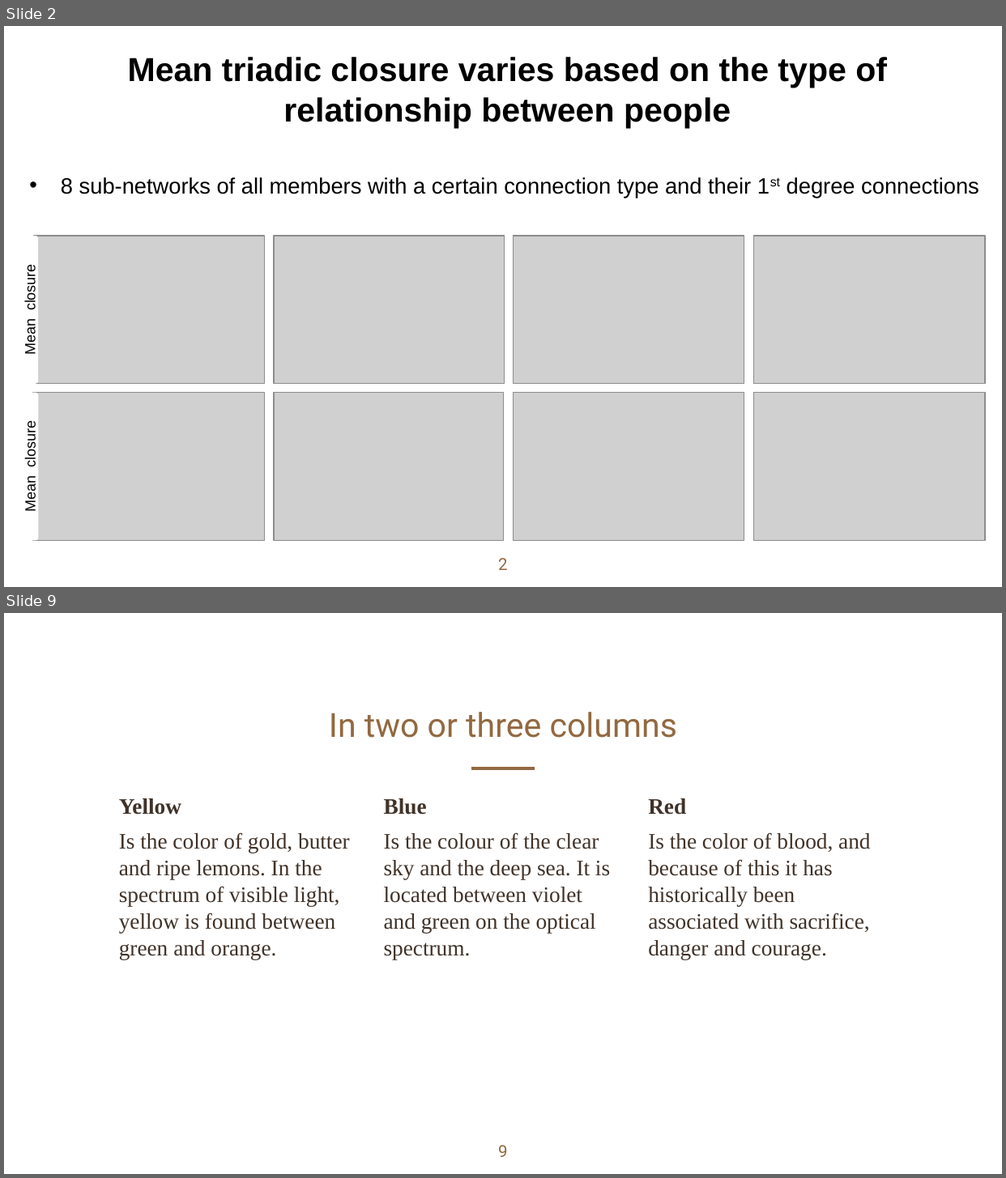
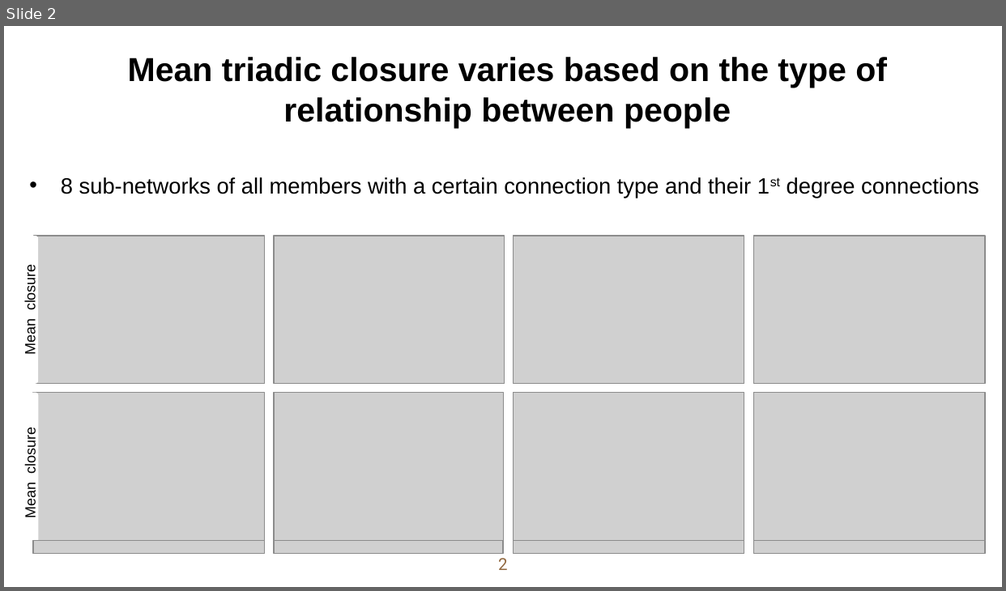
Before and after one commit to alex-luwenhui/MSBA-Team6-BaconProject, a slide deck: Mira slides.pptx. Shown one above the other, each under a label of ours: slides 2 and 9 before the commit, slide 2 after it; the slides between them are not shown. The pictures are 1006x1178 and 1006x591 pixels, drawn with LibreOffice and Linux fonts; fonts in the diff are those of the drawing; grey boxes stand for pictures; background and template pictures are left out. Boxes give left, top, right and bottom in pixels: in the first picture for what was removed or moved away, otherwise in the second. Text is boxed around its words. In the diff, an @@ line names an element or a change of style, - is before the commit and + after.

```diff
--- a/Mira slides.pptx
+++ b/Mira slides.pptx
@@ slide 9 removed at (4,613,1002,1174), background picture (left out) @@
@@ title removed at (329,712,677,738) @@
-In two or three columns
@@ line removed from (471, 769) to (535, 769) @@
@@ text removed at (119,798,350,960) @@
-Yellow
-Is the color of gold, butter and ripe lemons. In the spectrum of visible light, yellow is found between green and orange.
@@ text removed at (384,798,610,960) @@
-Blue
-Is the colour of the clear sky and the deep sea. It is located between violet and green on the optical spectrum.
@@ text removed at (648,798,870,960) @@
-Red
-Is the color of blood, and because of this it has historically been associated with sacrifice, danger and courage.
@@ page number removed at (498,1145,508,1157) @@
-9
@@ slide 2 changed as well @@
@@ rounded rectangle "Mean closure": place and size @@
-rounded rectangle "Mean closure" at (21,392,38,540)
+rounded rectangle "Mean closure" at (21,392,38,552)
@@ picture added at (33,541,265,554) @@
@@ picture added at (274,541,503,554) @@
@@ picture added at (513,541,744,554) @@
@@ picture added at (753,541,985,554) @@
```
Also in this commit, not shown: 1 other slide changed, 2 slides added, 25 other slides removed, 5 other files.
